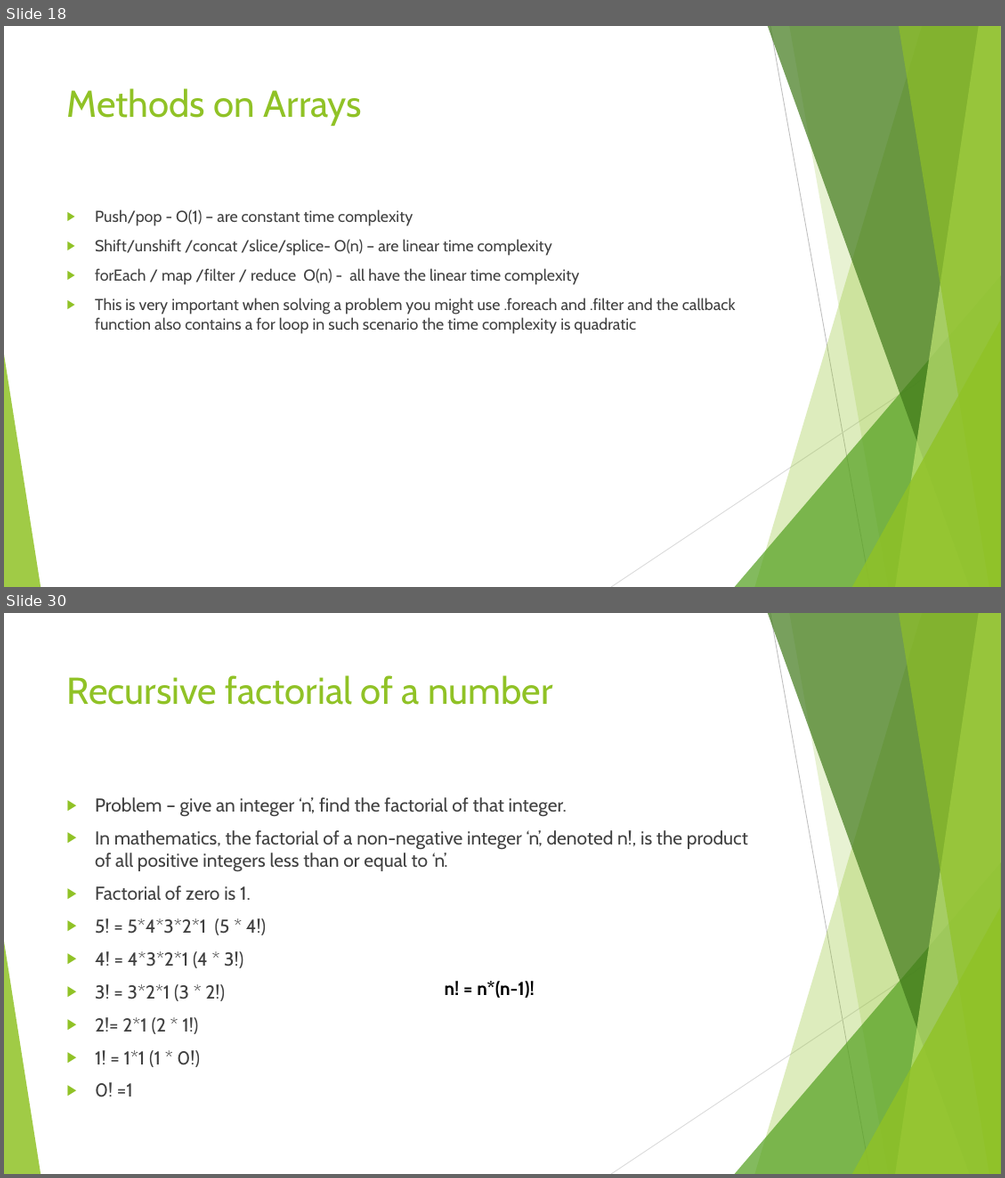
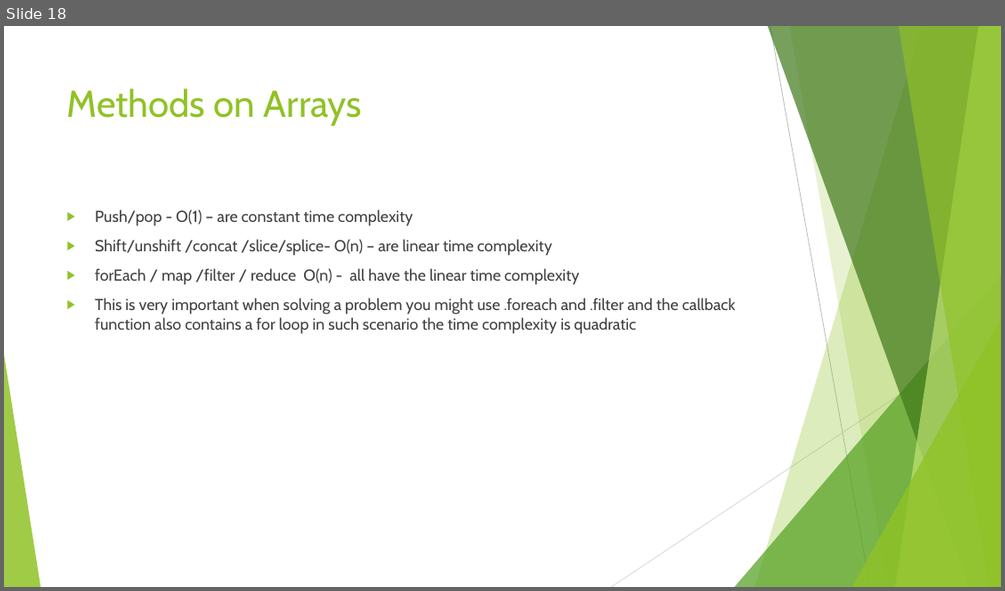
Before and after one commit to divyaparyani67/DSA, a slide deck: Algorithm/DSA- Learning.pptx. Shown one above the other, each under a label of ours: slides 18 and 30 before the commit, slide 18 after it; the slides between them are not shown. The pictures are 1005x1178 and 1005x591 pixels, drawn with LibreOffice and Linux fonts; fonts in the diff are those of the drawing. Boxes give left, top, right and bottom in pixels: in the first picture for what was removed or moved away, otherwise in the second. Text is boxed around its words. In the diff, an @@ line names an element or a change of style, - is before the commit and + after.

```diff
--- a/Algorithm/DSA- Learning.pptx
+++ b/Algorithm/DSA- Learning.pptx
@@ slide 30 removed at box(4, 613, 1001, 1174), background #FFFFFF; not listed: 10 template elements that a slide beside it also shows @@
@@ title removed at box(67, 675, 553, 705) @@
-Recursive factorial of a number
@@ text removed at box(95, 797, 748, 1097) @@
-▶ Problem – give an integer ‘n’, find the factorial of that integer.
-▶ In mathematics, the factorial of a non-negative integer ‘n’, denoted n!, is the product of all positive integers less than or equal to ‘n’.
-▶ Factorial of zero is 1.
-▶ 5! = 5*4*3*2*1 (5 * 4!)
-▶ 4! = 4*3*2*1 (4 * 3!)
-▶ 3! = 3*2*1 (3 * 2!)
-▶ 2!= 2*1 (2 * 1!)
-▶ 1! = 1*1 (1 * 0!)
-▶ 0! =1
@@ text removed at box(445, 981, 534, 997) @@
-n! = n*(n-1)!
```
Also in this commit, not shown: 1 slide added, 14 other slides removed, 17 other files.
